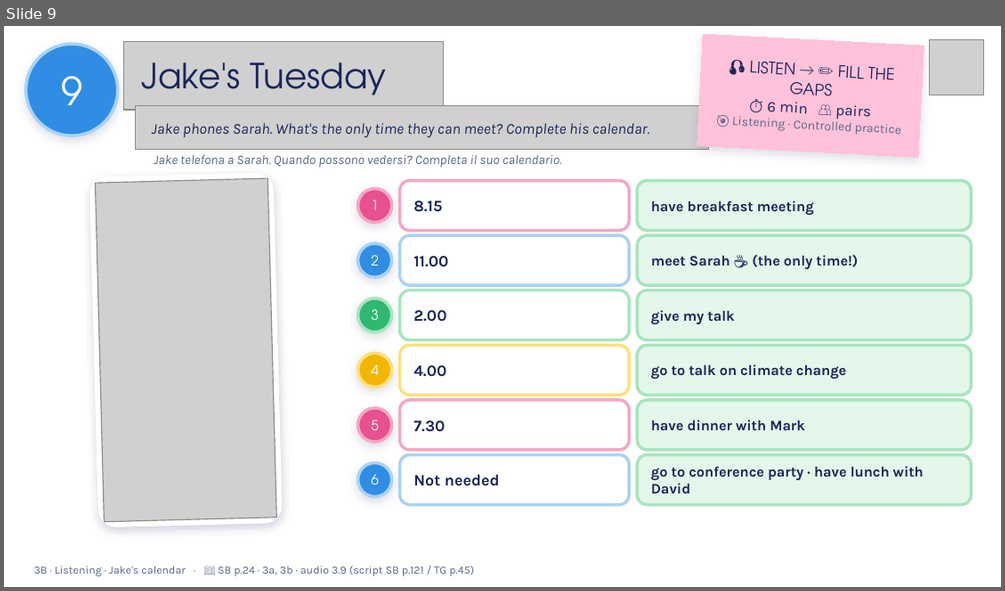
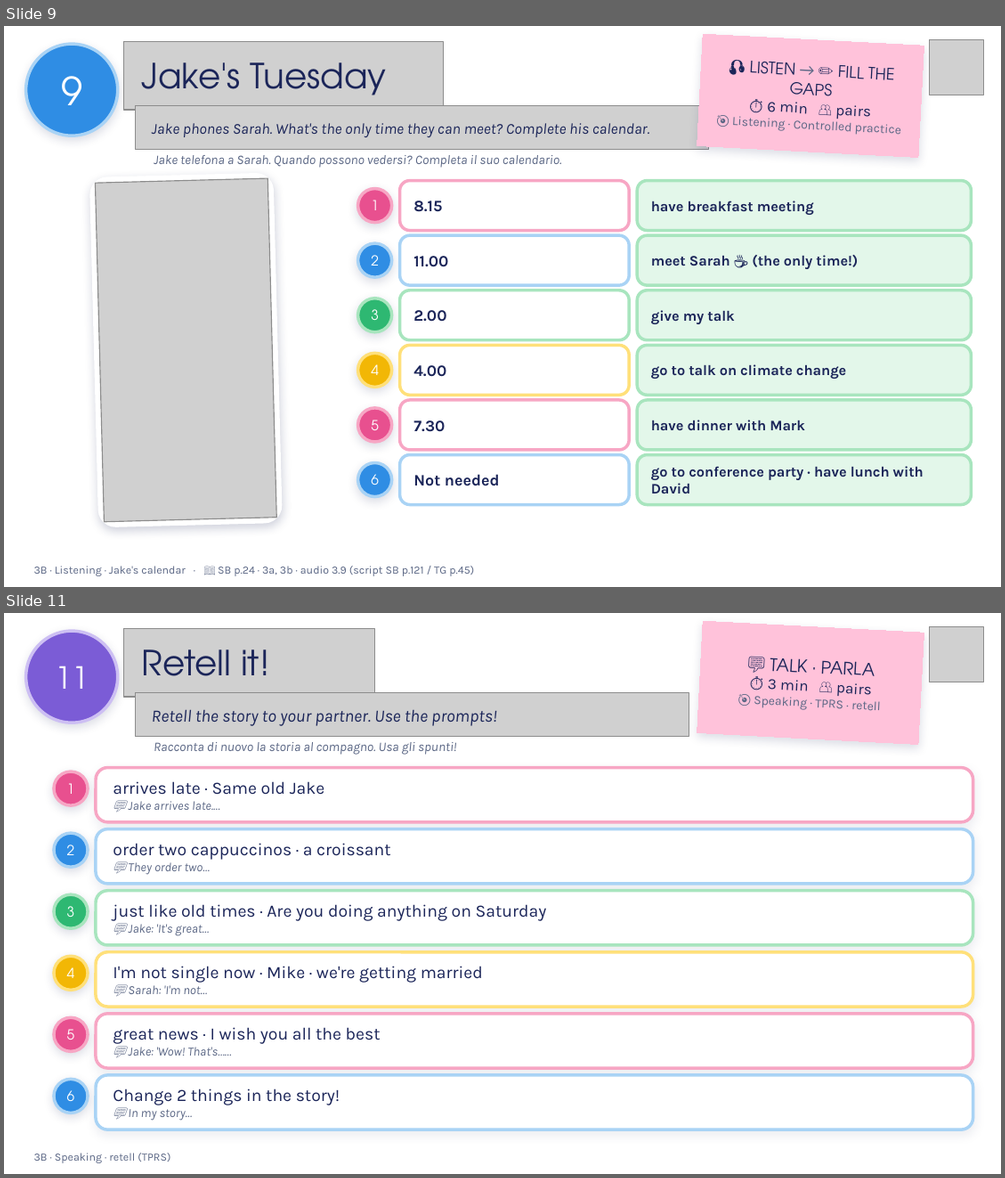
Before and after one commit to londonlanguageschool/Bagheria-, a slide deck: materials/A2/A2_3B_Put_it_in_your_calendar.pptx. Shown one above the other, each under a label of ours: slide 9 before the commit, slides 9 and 11 after it; the slides between them are not shown. The pictures are 1005x591 and 1005x1178 pixels, drawn with LibreOffice and Linux fonts; fonts in the diff are those of the drawing; grey boxes stand for pictures; background and template pictures are left out. Boxes give left, top, right and bottom in pixels: in the first picture for what was removed or moved away, otherwise in the second. Text is boxed around its words. In the diff, an @@ line names an element or a change of style, - is before the commit and + after.

```diff
--- a/materials/A2/A2_3B_Put_it_in_your_calendar.pptx
+++ b/materials/A2/A2_3B_Put_it_in_your_calendar.pptx
@@ slide 11 added at bbox=[4, 613, 1001, 1174], background picture (left out) @@
@@ ellipse added at bbox=[26, 631, 118, 722], fill #7B5CD6, outline #CDBFF3 2.25 pt, 22 pt, text #FFFFFF @@
+11
@@ picture added at bbox=[123, 629, 375, 697] @@
@@ rectangle added at bbox=[697, 621, 924, 745], fill #FFC2DA, outline #FFC2DA 0.75 pt, 9 pt, text #1B2559 @@
+💬 TALK · PARLA
+⏱ 3 min 👥 pairs
+🎯 Speaking · TPRS · retell
@@ picture added at bbox=[929, 627, 984, 682] @@
@@ text added at bbox=[142, 649, 269, 676], 25 pt, text #1B2559 @@
+Retell it!
@@ picture added at bbox=[136, 693, 688, 737] @@
@@ text added at bbox=[152, 709, 497, 726], 12.5 pt, text #1B2559, italic @@
+Retell the story to your partner. Use the prompts!
@@ text added at bbox=[154, 742, 457, 755], 9.5 pt, text #5B6785, italic @@
+Racconta di nuovo la storia al compagno. Usa gli spunti!
@@ ellipse added at bbox=[54, 771, 88, 805], fill #E8508F, outline #F7A6C4 2.25 pt, 10 pt, text #FFFFFF @@
+1
@@ rounded rectangle added at bbox=[96, 768, 973, 822], fill #FFFFFF, outline #F7A6C4 2.25 pt, 12.5 pt, text #1B2559 @@
+arrives late · Same old Jake
+💬 Jake arrives late.…
@@ ellipse added at bbox=[54, 834, 88, 868], fill #2F8DE4, outline #A9D3F5 2.25 pt, 10 pt, text #FFFFFF @@
+2
@@ rounded rectangle added at bbox=[96, 829, 973, 884], fill #FFFFFF, outline #A9D3F5 2.25 pt, 12.5 pt, text #1B2559 @@
+order two cappuccinos · a croissant
+💬 They order two…
@@ ellipse added at bbox=[54, 894, 88, 928], fill #2EB872, outline #A8E5BE 2.25 pt, 10 pt, text #FFFFFF @@
+3
@@ rounded rectangle added at bbox=[96, 890, 973, 945], fill #FFFFFF, outline #A8E5BE 2.25 pt, 12.5 pt, text #1B2559 @@
+just like old times · Are you doing anything on Saturday
+💬 Jake: 'It's great…
@@ ellipse added at bbox=[54, 956, 88, 989], fill #F2B705, outline #FFE07A 2.25 pt, 10 pt, text #FFFFFF @@
+4
@@ rounded rectangle added at bbox=[96, 952, 973, 1006], fill #FFFFFF, outline #FFE07A 2.25 pt, 12.5 pt, text #1B2559 @@
+I'm not single now · Mike · we're getting married
+💬 Sarah: 'I'm not…
@@ ellipse added at bbox=[54, 1018, 88, 1052], fill #E8508F, outline #F7A6C4 2.25 pt, 10 pt, text #FFFFFF @@
+5
@@ rounded rectangle added at bbox=[96, 1013, 973, 1069], fill #FFFFFF, outline #F7A6C4 2.25 pt, 12.5 pt, text #1B2559 @@
+great news · I wish you all the best
+💬 Jake: 'Wow! That's……
@@ ellipse added at bbox=[54, 1078, 88, 1112], fill #2F8DE4, outline #A9D3F5 2.25 pt, 10 pt, text #FFFFFF @@
+6
@@ rounded rectangle added at bbox=[96, 1075, 973, 1129], fill #FFFFFF, outline #A9D3F5 2.25 pt, 12.5 pt, text #1B2559 @@
+Change 2 things in the story!
+💬 In my story…
@@ text added at bbox=[34, 1152, 170, 1163], 8 pt, text #5B6785 @@
+3B · Speaking · retell (TPRS)
```
Also in this commit, not shown: 8 slides changed, 22 other files.
